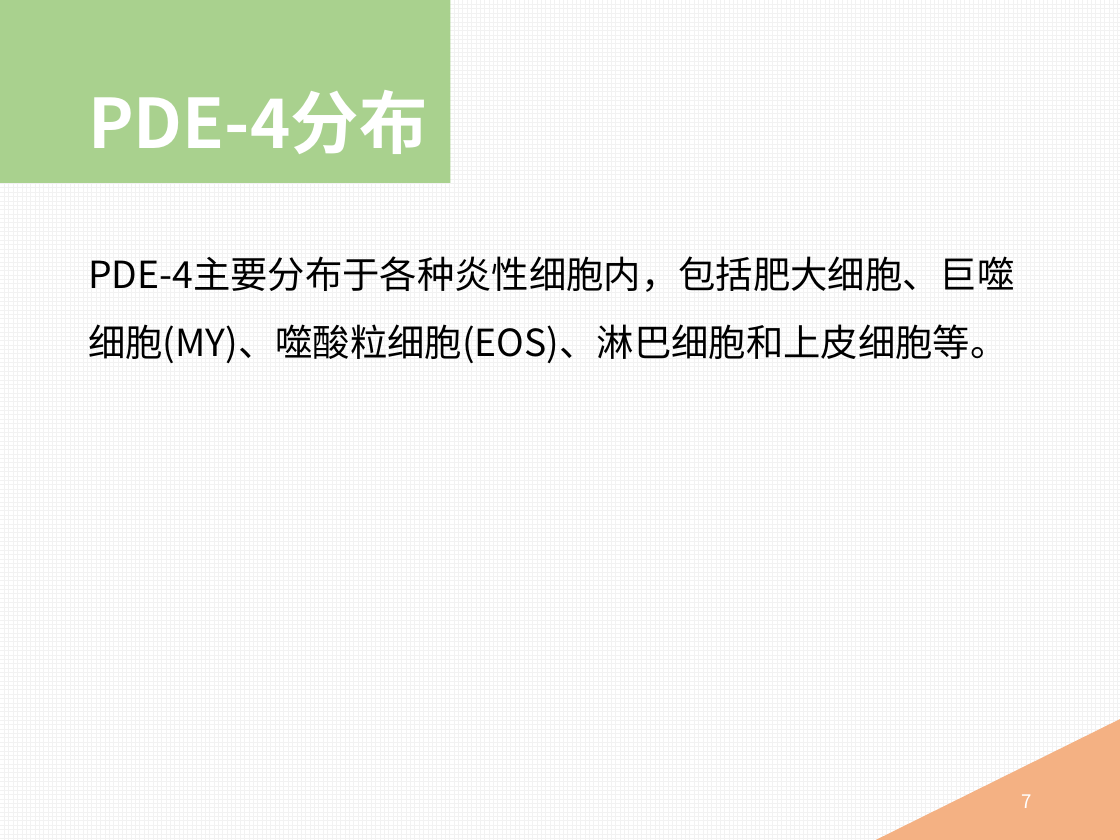
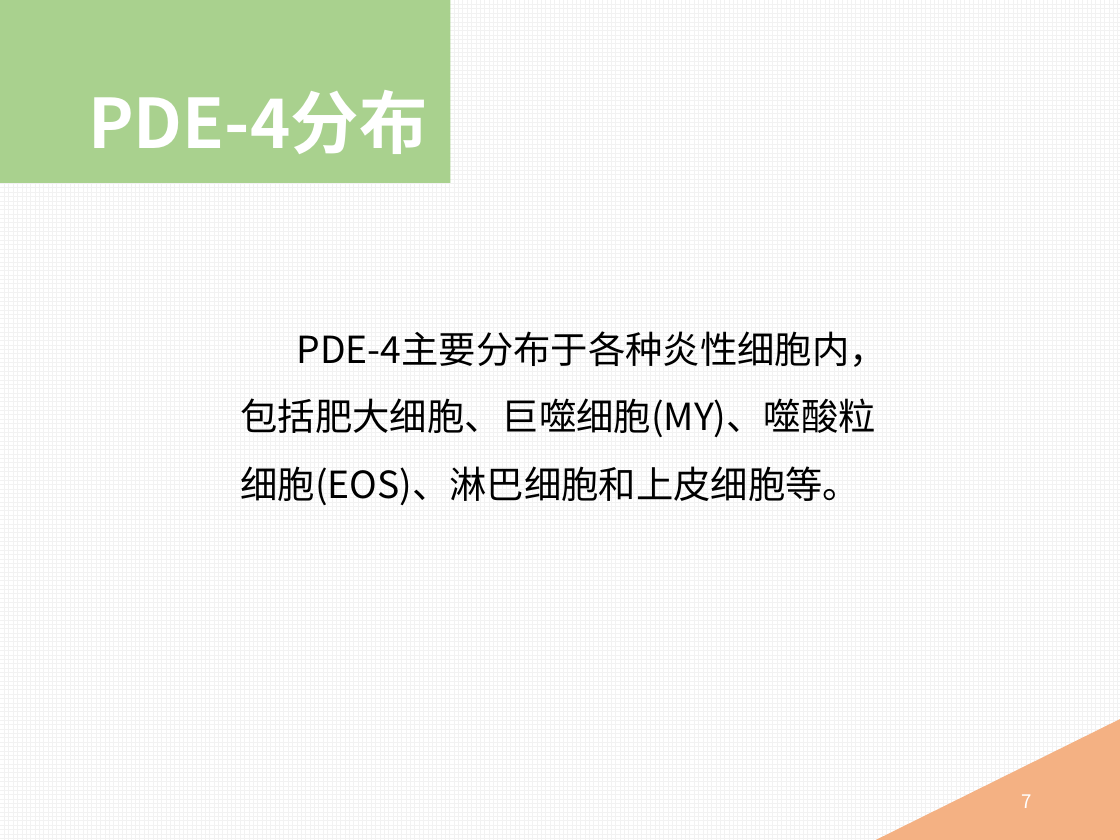
Before and after one commit to mingyong/Project-PDE, a slide deck: slide 7 of 磷酸二酯酶抑制剂.pptx. Drawn at 1120x840 pixels with LibreOffice and Linux fonts; fonts in the diff are those of the drawing. Boxes give left, top, right and bottom in pixels: in the first picture for what was removed or moved away, otherwise in the second. Text is boxed around its words. In the diff, an @@ line names an element or a change of style, - is before the commit and + after.

```diff
--- a/磷酸二酯酶抑制剂.pptx
+++ b/磷酸二酯酶抑制剂.pptx
@@ text "PDE-4主要分布于各种炎性细胞内，包括肥大细胞、巨噬细胞(MΥ)、噬酸粒细胞(EOS)、淋巴细胞和上皮细胞等。": place and size @@
-text "PDE-4主要分布于各种炎性细胞内，包括肥大细胞、巨噬细胞(MΥ)、噬酸粒细胞(EOS)、淋巴细胞和上皮细胞等。" at [88, 256, 1014, 363]
+text "PDE-4主要分布于各种炎性细胞内，包括肥大细胞、巨噬细胞(MΥ)、噬酸粒细胞(EOS)、淋巴细胞和上皮细胞等。" at [240, 331, 886, 505]
@@ text "PDE-4主要分布于各种炎性细胞内，包括肥大细胞、巨噬细胞(MΥ)、噬酸粒细胞(EOS)、淋巴细胞和上皮细胞等。" at [240, 331, 886, 505]: indent changed @@
```
Also in this commit, not shown: 10 other slides changed, 1 slide added.
